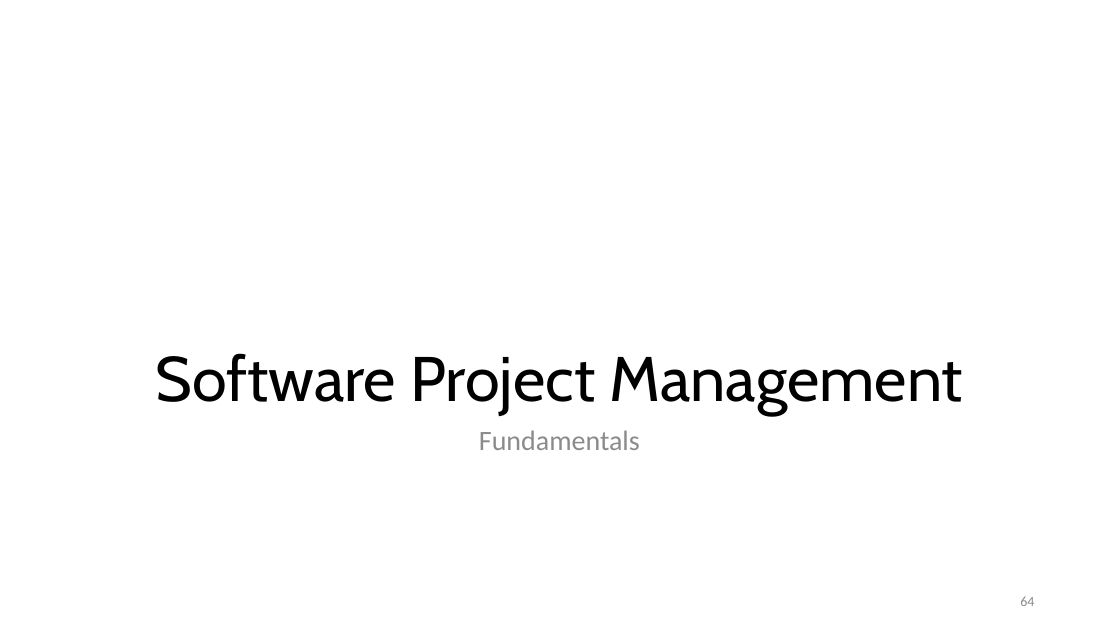
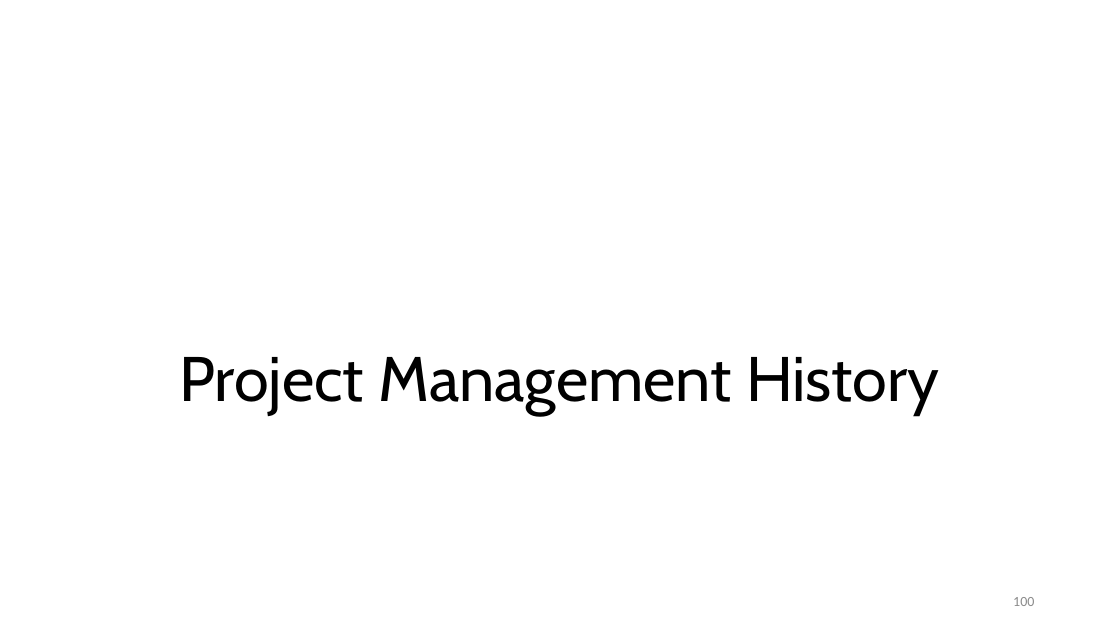
Before and after one commit to malenezi/malenezi, a slide deck: slide 100 of SE423/Lectures/1-Introduction/Introduction.pptx (slide 64 before the commit). Drawn at 1120x630 pixels with LibreOffice and Linux fonts; fonts in the diff are those of the drawing. Boxes give left, top, right and bottom in pixels: in the first picture for what was removed or moved away, otherwise in the second. Text is boxed around its words. In the diff, an @@ line names an element or a change of style, - is before the commit and + after.

```diff
--- a/SE423/Lectures/1-Introduction/Introduction.pptx
+++ b/SE423/Lectures/1-Introduction/Introduction.pptx
@@ title at [179,357,940,415]: text changed @@
-Software Project Management
+Project Management History
@@ text removed at [479,430,640,450] @@
-Fundamentals
@@ page number at [1013,597,1034,606]: text changed @@
-64
+100
```
Also in this commit, not shown: 23 other slides changed, 9 slides added, 14 slides removed, 1 other file.
